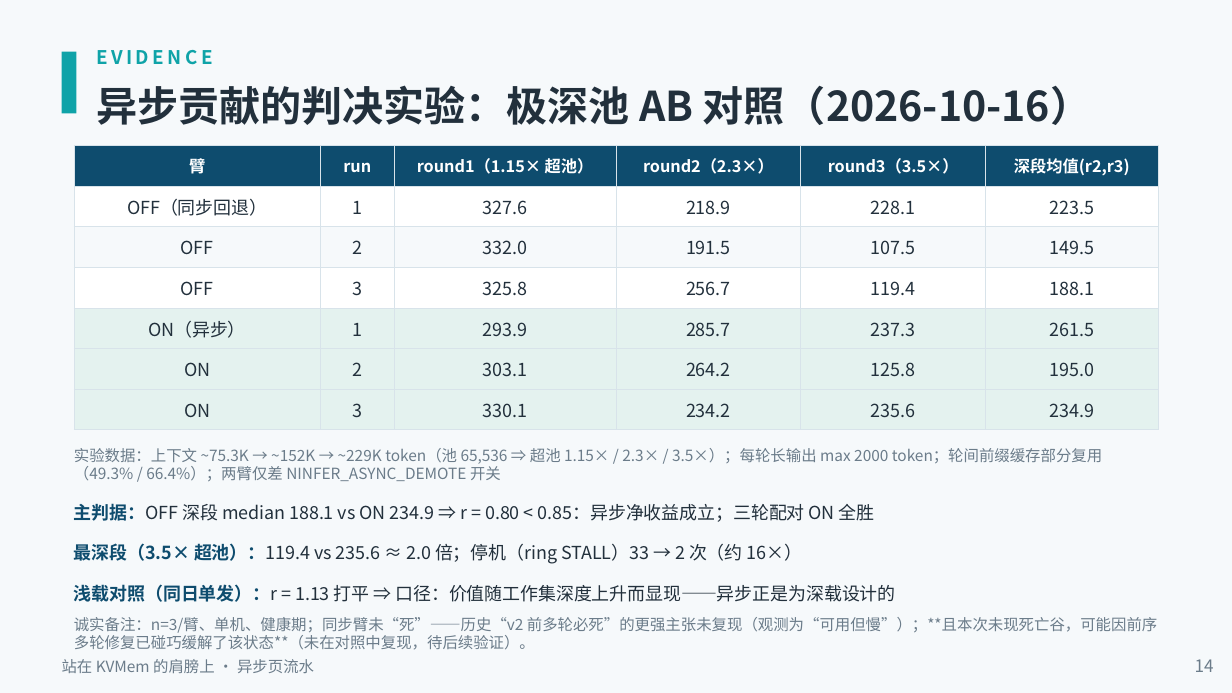
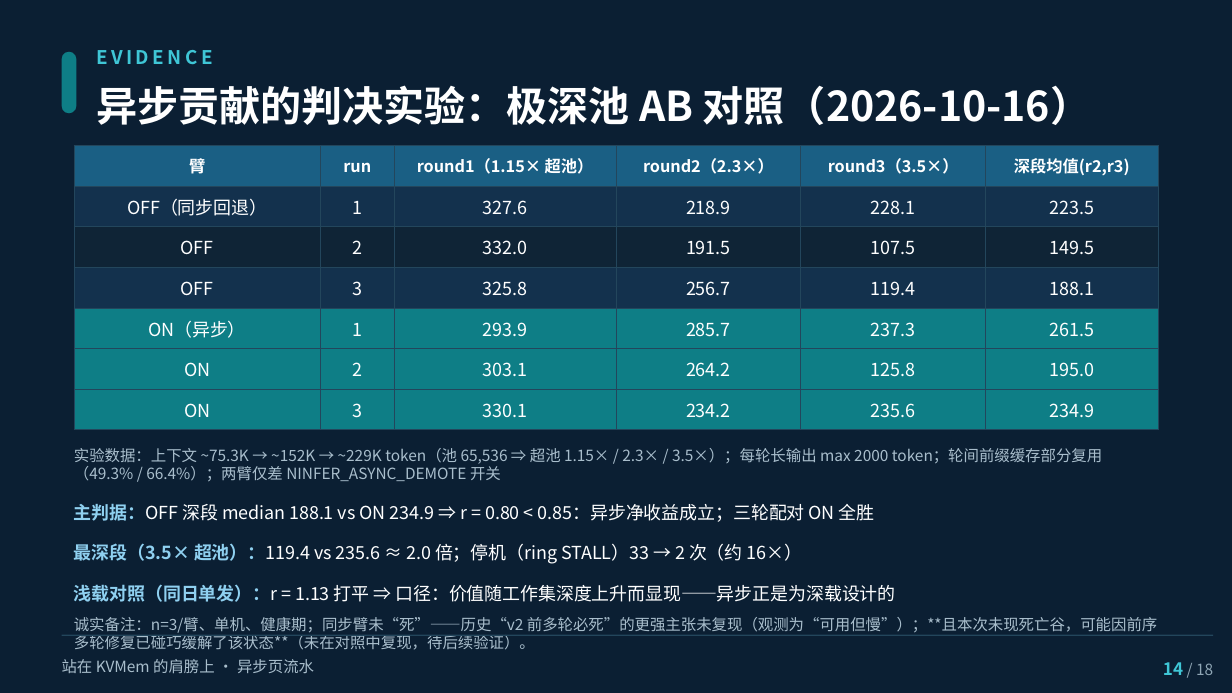
Before and after one commit to paicat1/Ninfer-KVMem-Async, a slide deck: slide 14 of docs/异步页流水-技术说明.pptx. Drawn at 1232x693 pixels with LibreOffice and Linux fonts; fonts in the diff are those of the drawing. Boxes give left, top, right and bottom in pixels: in the first picture for what was removed or moved away, otherwise in the second. Text is boxed around its words. In the diff, an @@ line names an element or a change of style, - is before the commit and + after.

```diff
--- a/docs/异步页流水-技术说明.pptx
+++ b/docs/异步页流水-技术说明.pptx
@@ background #F6F9FB to #0B1F33 @@
@@ rectangle removed at box(62, 52, 76, 113) @@
@@ rounded rectangle added at box(62, 52, 76, 113), fill #0E7E86 @@
@@ text "EVIDENCE" at box(96, 50, 213, 64): text colour #0FA3A8 to #3FC6D6 @@
@@ text "异步贡献的判决实验：极深池 AB 对照（2026-10-16）" at box(96, 85, 1092, 125): text colour #22303C to #FFFFFF @@
@@ table at box(74, 145, 1158, 422) @@
@@ fill #0E4C6E to #1A5F84 in row 1 @@
@@ fill #FFFFFF to #13314D in 12 cells @@
@@ fill #F6F9FB to #0F2436 in row 3 @@
@@ fill #E4F2EF to #0E7E86 in 18 cells @@
@@ text colour #22303C to #FFFFFF in "OFF（同步回退）", "1", "327.6", "218.9" and 32 more places @@
@@ borders changed @@
@@ text "主判据：OFF 深段 median 188.1 vs ..." at box(74, 503, 875, 522): text colour #0E4C6E to #8FD0F0 in "主判据：OFF"; text colour #22303C to #FFFFFF @@
@@ text "最深段（3.5× 超池）：119.4 vs 235.6 ≈ ..." at box(74, 543, 803, 564): text colour #0E4C6E to #8FD0F0 in "最深段（3.5× 超池）：119.4"; text colour #22303C to #FFFFFF in "超池）：119.4 vs 235.6 ≈ 2.0 倍；停机（ring STALL）33 ..." @@
@@ text "浅载对照（同日单发）：r = 1.13 打平 ⇒ ..." at box(74, 584, 895, 602): text colour #0E4C6E to #8FD0F0 in "浅载对照（同日单发）：r"; text colour #22303C to #FFFFFF in "浅载对照（同日单发）：r = 1.13 打平 ⇒ 口径：价值随工作集深度上升而显现——异步正是为深载设计的" @@
@@ text colour #6B7C8A to #A9BECC in 3 elements at box(74, 448, 1102, 481), box(74, 617, 1157, 650), box(62, 659, 314, 674) @@
@@ rectangle added at box(62, 634, 1214, 636), fill #23465C @@
@@ text at box(1163, 662, 1213, 675): text changed; size 10 to 9 pt; text colour #6B7C8A to #8FA6B5 @@
-14
+14 / 18
```
Also in this commit, not shown: 17 other slides changed, 8 other files.
